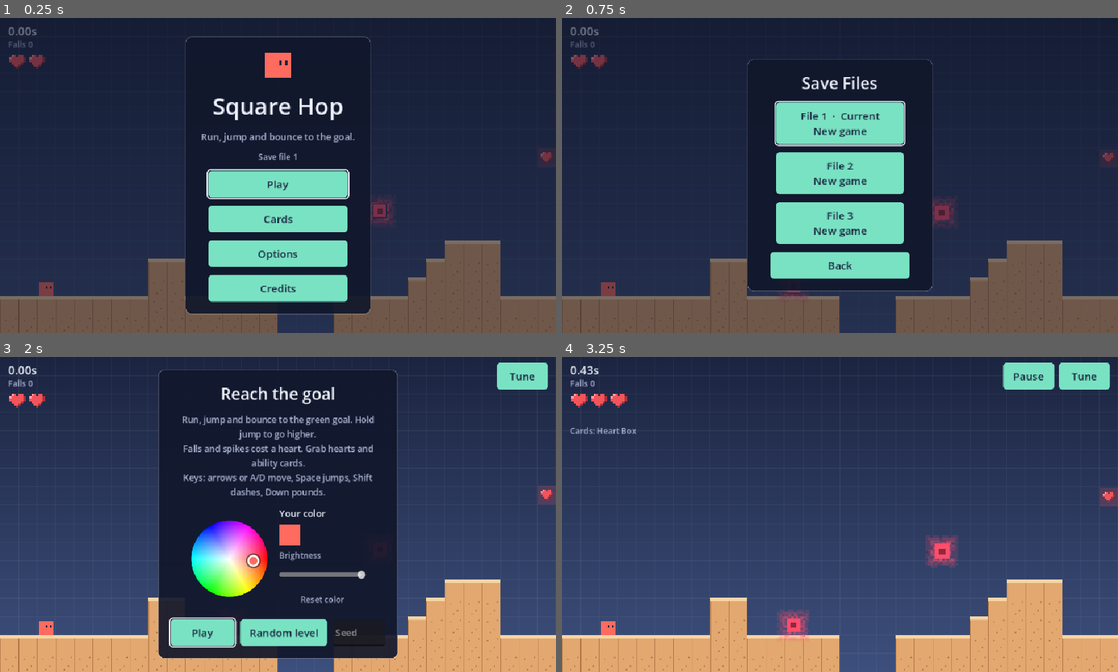
Above: before the commit, frames 1-4 (two rows, left to right).
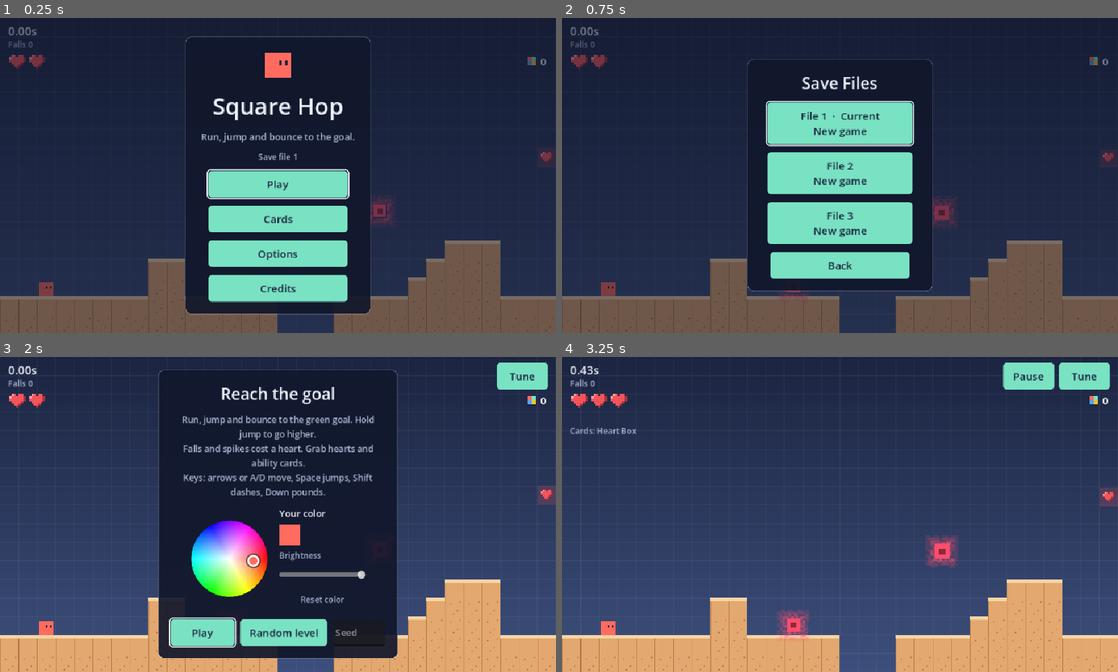
Above: after the commit, the same moments.

Repository: Wut-Lab/Gdtest
Game: Godot game, scene res://scenes/main.tscn
Same seed, same stepped clock (60 frames per second), same inputs: the game is played once before the commit and once after it.
Inputs (mouse positions are in pixels of both pictures, inside the frame that each line leads up to):
- Up to frame 1 (0.25 s): no input
- Up to frame 2 (0.75 s): click "Play" at 0.5 s
- Up to frame 3 (2 s): click "File 1 · Current New game" at 1.25 s
- Up to frame 4 (3.25 s): click (923, 634) at 2.02 s; type "12" at 2.1 s; click "Play" at 2.75 s

The runs differ from the first frame. In frame 1, less than 0.1% of the frame differs, in the area x 94-99%, y 12-16%; in frame 2, 1.5%, in the area x 36-99%, y 12-72%; in frame 3, less than 0.1%; in frame 4, less than 0.1%.

Commit message:
Add treasure chests (20% card, else 2-10 pixels, once per save file) and the pixel currency with a HUD counter
Random levels get a chest 20% of the time, on a floating platform off the main path.

Co-Authored-By: Claude Opus 5.5 <noreply@anthropic.com>
Claude-Session: https://claude.ai/code/session_013BExeNvw9cRKcGMw9Cx8kr

Diff:
--- a/scripts/card_collection.gd
+++ b/scripts/card_collection.gd
@@ -3,6 +3,7 @@
 ## The player's ability card collection, kept for good in one of 3 save files on this device.
 ## owned: every card found so far in the current file. equipped: up to 3 of them, used on every run.
 ## A new file starts with one free card (Heart Box) so the collection isn't empty.
+## Each file also keeps its pixels (the currency) and which treasure chests it has opened.
 ## Sound and the player's color are shared settings, not part of a save file.
 
 const SETTINGS := "user://settings.cfg"
@@ -16,6 +17,9 @@
 static var file := 1
 static var owned: Array[String] = []
 static var equipped: Array[String] = []
+static var pixels := 0
+## Chests already opened, as "level key:chest number", so each pays out once.
+static var opened_chests: Array[String] = []
 static var _loaded := false
 
 
@@ -42,10 +46,14 @@
 		equipped.assign(cfg.get_value("cards", "equipped", []))
 		owned = owned.filter(func(a: String) -> bool: return a in ALL)
 		equipped = equipped.filter(func(a: String) -> bool: return a in owned)
+		pixels = int(cfg.get_value("progress", "pixels", 0))
+		opened_chests.assign(cfg.get_value("progress", "opened_chests", []))
 	else:
 		# A fresh file: written to disk the first time something changes.
 		owned.assign([STARTER])
 		equipped.assign([STARTER])
+		pixels = 0
+		opened_chests.clear()
 	var settings := ConfigFile.new()
 	settings.load(SETTINGS)
 	settings.set_value("game", "last_file", n)
@@ -57,7 +65,38 @@
 	cfg.load(path(file))
 	cfg.set_value("cards", "owned", owned)
 	cfg.set_value("cards", "equipped", equipped)
+	cfg.set_value("progress", "pixels", pixels)
+	cfg.set_value("progress", "opened_chests", opened_chests)
 	cfg.save(path(file))
+
+
+static func add_pixels(n: int) -> void:
+	pixels += n
+	save()
+
+
+static func chest_opened(key: String) -> bool:
+	return key in opened_chests
+
+
+static func mark_chest(key: String) -> void:
+	if key not in opened_chests:
+		opened_chests.append(key)
+		save()
+
+
+## A random card this file hasn't found yet, or "" if it has them all.
+static func random_unowned() -> String:
+	var left := ALL.filter(func(a: String) -> bool: return a not in owned)
+	return "" if left.is_empty() else left[randi() % left.size()]
+
+
+## How many pixels save file n has.
+static func file_pixels(n: int) -> int:
+	var cfg := ConfigFile.new()
+	if cfg.load(path(n)) != OK:
+		return 0
+	return int(cfg.get_value("progress", "pixels", 0))
 
 
 ## Whether save file n has been started.
--- /dev/null
+++ b/scripts/chest.gd
@@ -0,0 +1,96 @@
+class_name Chest
+extends Area2D
+## A treasure chest (C in a text map). Touch it to open it: it holds a card (20%) or 2–10 pixels.
+## Main decides what's inside and remembers opened chests in the save file, so each chest
+## pays out once. It sits on the floor of its cell.
+
+signal opened(chest: Chest)
+
+const OUTLINE := Color("3b2716")
+const WOOD := Color("9c6b3f")
+const WOOD_DARK := Color("6e4626")
+const WOOD_LIGHT := Color("c48a52")
+const METAL := Color("d9deef")
+const METAL_SHADE := Color("8a93b8")
+const GOLD := Color("f2c230")
+const GOLD_SHADE := Color("b8860b")
+const INSIDE := Color("24160b")
+
+var is_open := false
+var _flash := 0.0
+var _t := 0.0
+
+
+func _ready() -> void:
+	var col := CollisionShape2D.new()
+	var shape := RectangleShape2D.new()
+	shape.size = Vector2(26, 22)
+	col.shape = shape
+	col.position = Vector2(0, -11)
+	add_child(col)
+	body_entered.connect(_on_body_entered)
+
+
+func _on_body_entered(body: Node2D) -> void:
+	if body is Player and not is_open:
+		set_open(true)
+		_flash = 1.0
+		opened.emit(self)
+
+
+## Shows it open (already looted) or closed.
+func set_open(v: bool) -> void:
+	is_open = v
+	queue_redraw()
+
+
+func _process(delta: float) -> void:
+	_t += delta
+	if _flash > 0.0 or not is_open:
+		_flash = maxf(_flash - delta * 1.2, 0.0)
+		queue_redraw()
+
+
+func _draw() -> void:
+	draw_chest(self, Vector2.ZERO, is_open, _t)
+	if _flash > 0.0:
+		# A burst of light blocks rising out of the chest.
+		for i in 6:
+			var x := -10.0 + i * 4.0
+			var y := -14.0 - (1.0 - _flash) * (18.0 + (i % 3) * 8.0)
+			draw_rect(Rect2(x, y, 3, 3), Color(GOLD, _flash))
+
+
+## Draws a chest whose bottom center is at o (26×22 closed). Shared with menus.
+static func draw_chest(ci: CanvasItem, o: Vector2, open: bool, t := 0.0) -> void:
+	# Body: outline, wood, a plank line and a dark base.
+	ci.draw_rect(Rect2(o + Vector2(-13, -12), Vector2(26, 12)), OUTLINE)
+	ci.draw_rect(Rect2(o + Vector2(-12, -11), Vector2(24, 10)), WOOD)
+	ci.draw_rect(Rect2(o + Vector2(-12, -6), Vector2(24, 1)), WOOD_DARK)
+	ci.draw_rect(Rect2(o + Vector2(-12, -3), Vector2(24, 2)), WOOD_DARK)
+	if open:
+		# Lid flipped up behind, dark inside showing.
+		ci.draw_rect(Rect2(o + Vector2(-13, -27), Vector2(26, 8)), OUTLINE)
+		ci.draw_rect(Rect2(o + Vector2(-12, -26), Vector2(24, 6)), WOOD_DARK)
+		ci.draw_rect(Rect2(o + Vector2(-12, -26), Vector2(24, 2)), WOOD)
+		ci.draw_rect(Rect2(o + Vector2(-13, -20), Vector2(26, 9)), OUTLINE)
+		ci.draw_rect(Rect2(o + Vector2(-12, -19), Vector2(24, 8)), INSIDE)
+	else:
+		# Lid: lighter wood with a highlight along the top, a dark seam under it.
+		ci.draw_rect(Rect2(o + Vector2(-13, -22), Vector2(26, 11)), OUTLINE)
+		ci.draw_rect(Rect2(o + Vector2(-12, -21), Vector2(24, 9)), WOOD)
+		ci.draw_rect(Rect2(o + Vector2(-12, -21), Vector2(24, 2)), WOOD_LIGHT)
+		ci.draw_rect(Rect2(o + Vector2(-12, -12), Vector2(24, 1)), OUTLINE)
+	# Metal bands on both sides, top to bottom.
+	var top := -26.0 if open else -21.0
+	for bx in [-10.0, 7.0]:
+		ci.draw_rect(Rect2(o + Vector2(bx, top), Vector2(3, -1.0 - top)), METAL)
+		ci.draw_rect(Rect2(o + Vector2(bx + 2.0, top), Vector2(1, -1.0 - top)), METAL_SHADE)
+	if open:
+		ci.draw_rect(Rect2(o + Vector2(-12, -19), Vector2(24, 8)), INSIDE)
+	# Gold lock on the front, with a keyhole. A soft twinkle while closed.
+	ci.draw_rect(Rect2(o + Vector2(-3, -14), Vector2(6, 6)), GOLD)
+	ci.draw_rect(Rect2(o + Vector2(-3, -9), Vector2(6, 1)), GOLD_SHADE)
+	ci.draw_rect(Rect2(o + Vector2(-1, -12), Vector2(2, 3)), OUTLINE)
+	if not open and fmod(t, 2.4) < 0.25:
+		ci.draw_rect(Rect2(o + Vector2(2, -15), Vector2(2, 2)), Color.WHITE)
--- a/scripts/hud.gd
+++ b/scripts/hud.gd
@@ -22,6 +22,7 @@
 @onready var new_level_button: Button = %NewLevelButton
 @onready var seed_label: Label = %SeedLabel
 @onready var cards_label: Label = %CardsLabel
+var pixel_counter: PixelCounter
 @onready var out_menu: Control = %OutMenu
 @onready var out_label: Label = %OutLabel
 @onready var retry_button: Button = %RetryButton
@@ -41,6 +42,17 @@
 
 
 func _ready() -> void:
+	# Pixel count in the top-right corner, under the Pause and Tune buttons.
+	pixel_counter = PixelCounter.new()
+	pixel_counter.anchor_left = 1.0
+	pixel_counter.anchor_right = 1.0
+	pixel_counter.offset_left = -160.0
+	pixel_counter.offset_right = -16.0
+	pixel_counter.offset_top = 62.0
+	pixel_counter.offset_bottom = 88.0
+	pixel_counter.alignment = BoxContainer.ALIGNMENT_END
+	add_child(pixel_counter)
+	move_child(pixel_counter, 0)   # under the menus
 	play_button.pressed.connect(main_level_requested.emit)
 	random_button.pressed.connect(func() -> void:
 		random_level_requested.emit(seed_edit.text.strip_edges().to_int()))
@@ -126,6 +138,10 @@
 	tw.tween_callback(l.queue_free)
 
 
+func set_pixels(n: int) -> void:
+	pixel_counter.set_pixels(n)
+
+
 ## Lists the ability cards equipped for this run.
 func set_cards(abilities: Array[String]) -> void:
 	var names := PackedStringArray()
--- a/scripts/level.gd
+++ b/scripts/level.gd
@@ -12,12 +12,14 @@
 ##   ^  one-way block (jump up through it from below, then stand on it)
 ##   D  Dash card    Q  Ground Pound card    J  Double Jump card    L  Glide card
 ##   K  Quick card       E  Tele-hop card       X  Heart Box card
+##   C  treasure chest (a card or some pixels, once per save file)
 ##   T  wide moving platform with spikes on top (3 tiles wide, centered on its cell)
 ##   B  wide moving platform with spikes underneath (ride on top)
 
 signal goal_reached
 signal heart_collected
 signal card_collected(ability: String)
+signal chest_opened(index: int)
 signal player_hurt(push: Vector2)
 
 const T := 32
@@ -37,6 +39,7 @@
 var _teleporters: Node2D
 var _pickups: Node2D
 var _obstacles: Node2D
+var _chests: Node2D
 
 @onready var ground: TileMapLayer = $Ground
 @onready var start: Marker2D = $Start
@@ -61,6 +64,9 @@
 	_obstacles = Node2D.new()
 	_obstacles.name = "Obstacles"
 	add_child(_obstacles)
+	_chests = Node2D.new()
+	_chests.name = "Chests"
+	add_child(_chests)
 	if map_file != "":
 		load_map_text(FileAccess.get_file_as_string(map_file))
 	else:
@@ -75,6 +81,7 @@
 	var goal_cell := Vector2i(-1, -1)
 	var pads := {}   # color name -> Array of cells, in reading order
 	var hearts: Array[Vector2i] = []
+	var chests: Array[Vector2i] = []
 	var cards := {}   # cell -> ability
 	var spikes: Array[Vector2i] = []
 	var vspikes: Array[Vector2i] = []
@@ -97,6 +104,8 @@
 					cards[Vector2i(x, y)] = AbilityCard.LETTERS[ch]
 				"S":
 					spikes.append(Vector2i(x, y))
+				"C":
+					chests.append(Vector2i(x, y))
 				"V":
 					vspikes.append(Vector2i(x, y))
 				"T", "B":
@@ -119,6 +128,7 @@
 		goal.hide()
 		goal.set_deferred("monitoring", false)
 	_place_teleporters(pads)
+	_place_chests(chests)
 	_place_hearts(hearts, cards)
 	_place_spikes(spikes, vspikes, platforms)
 	_update_walls()
@@ -191,6 +201,22 @@
 		s.reset()
 
 
+## Chests sit on the floor of their cell. Numbered in reading order, for the save file.
+func _place_chests(cells: Array[Vector2i]) -> void:
+	for child in _chests.get_children():
+		_chests.remove_child(child)
+		child.queue_free()
+	for i in cells.size():
+		var c := Chest.new()
+		c.position = Vector2(cells[i].x * T + T / 2.0, (cells[i].y + 1) * T)
+		c.opened.connect(func(_c: Chest) -> void: chest_opened.emit(i))
+		_chests.add_child(c)
+
+
+func get_chests() -> Array[Node]:
+	return _chests.get_children()
+
+
 func get_teleporters() -> Array[Node]:
 	return _teleporters.get_children()
 
--- a/scripts/level_gen.gd
+++ b/scripts/level_gen.gd
@@ -23,6 +23,8 @@
 const TOP_MIN := 9        # highest ground row
 const TOP_MAX := 15       # lowest ground row (row 16 is always fill)
 const MAX_HEARTS := 2
+## Chance a level has a treasure chest, up on a floating platform off the main path.
+const CHEST_CHANCE := 0.2
 
 
 static func random_seed() -> int:
@@ -38,6 +40,8 @@
 	_flat(cols, TOP_MAX, 6)
 	cols[2][TOP_MAX - 1] = "P"
 	var pieces := _required_pieces(rng)
+	if rng.randf() < CHEST_CHANCE:
+		pieces.insert(rng.randi_range(0, pieces.size()), "chest")
 
 	for piece in pieces:
 		for i in rng.randi_range(0, 1):
@@ -159,6 +163,12 @@
 			_pit(cols, 9)
 			_flat(cols, h, 2)
 			cols[x + 12][h - 1] = pad
+		"chest":
+			# A floating platform 3 rows up with a chest on it: jump up through it to reach.
+			_flat(cols, h, 7)
+			for i in range(2, 5):
+				cols[x + i][h - 3] = "="
+			cols[x + 3][h - 4] = "C"
 		"rubber_pad":
 			_flat(cols, h, 3)
 			cols[x + 1][h] = "R"
--- a/scripts/main.gd
+++ b/scripts/main.gd
@@ -21,6 +21,8 @@
 var level: Level
 ## Seed of the random level being played, or 0 for the hand-made level.
 var seed_value := 0
+## Names the level for the save file's opened-chest list: "main", "seed123" or "custom".
+var _level_key := "main"
 var player: Player
 
 var _js_load_level: JavaScriptObject
@@ -41,6 +43,7 @@
 	level.goal_reached.connect(_on_goal_reached)
 	level.heart_collected.connect(_on_heart_collected)
 	level.card_collected.connect(_on_card_collected)
+	level.chest_opened.connect(_on_chest_opened)
 	level.player_hurt.connect(_on_player_hurt)
 	hud.play_requested.connect(new_run)
 	hud.main_level_requested.connect(play_main_level)
@@ -63,6 +66,7 @@
 	get_viewport().size_changed.connect(_on_screen_changed)
 	_on_screen_changed()
 	_start_music()
+	hud.set_pixels(CardCollection.pixels)
 	_setup_web_bridge()
 
 
@@ -113,6 +117,7 @@
 ## Replace the current level with a text map and start playing it.
 func load_level_text(text: String) -> void:
 	level.load_map_text(text)
+	_sync_chests()
 	_fit_to_level()
 	get_tree().paused = false
 	hud.tuning_panel.hide()
@@ -122,6 +127,7 @@
 ## The hand-made level (levels/level_01.txt).
 func play_main_level() -> void:
 	seed_value = 0
+	_level_key = "main"
 	hud.set_seed(0)
 	load_level_text(FileAccess.get_file_as_string(level.map_file))
 
@@ -129,6 +135,7 @@
 ## A random level from a seed; a seed below 1 picks a new one.
 func play_random_level(s: int) -> void:
 	seed_value = s if s > 0 else LevelGen.random_seed()
+	_level_key = "seed%d" % seed_value
 	hud.set_seed(seed_value)
 	load_level_text(LevelGen.generate(seed_value))
 
@@ -144,6 +151,9 @@
 	_show_abilities()
 	hud.set_hearts(hearts, _start_hearts())
 	level.reset_pickups()
+	if _level_key == "custom":
+		_sync_chests()   # editor test levels refill their chests every run
+	hud.set_pixels(CardCollection.pixels)
 	state = State.PLAY
 	hud.hide_menus()
 	hud.pause_button.show()
@@ -252,6 +262,27 @@
 	hud.set_hearts(hearts, _start_hearts())
 
 
+## Chests this save file already opened stay open (and empty).
+func _sync_chests() -> void:
+	var chests := level.get_chests()
+	for i in chests.size():
+		chests[i].set_open(_level_key != "custom" and CardCollection.chest_opened("%s:%d" % [_level_key, i]))
+
+
+## A chest holds a card 20% of the time (one this file hasn't found), otherwise 2–10 pixels.
+func _on_chest_opened(index: int) -> void:
+	if _level_key != "custom":
+		CardCollection.mark_chest("%s:%d" % [_level_key, index])
+	var card := CardCollection.random_unowned() if randf() < 0.2 else ""
+	if card != "":
+		_on_card_collected(card)
+	else:
+		var n := randi_range(2, 10)
+		CardCollection.add_pixels(n)
+		hud.set_pixels(CardCollection.pixels)
+		hud.toast("Chest: +%d pixels!" % n)
+
+
 func _on_card_collected(ability: String) -> void:
 	# Found cards join the collection for good. A new one is equipped now if a slot is free.
 	if CardCollection.add(ability):
@@ -295,4 +326,5 @@
 
 func _on_js_load_level(args: Array) -> void:
 	if args.size() > 0:
+		_level_key = "custom"
 		load_level_text(str(args[0]))
--- a/scripts/main_menu.gd
+++ b/scripts/main_menu.gd
@@ -151,7 +151,7 @@
 		row.add_theme_constant_override("separation", 8)
 		row.size_flags_horizontal = Control.SIZE_SHRINK_CENTER
 		var pick := Button.new()
-		pick.custom_minimum_size = Vector2(220, 56)
+		pick.custom_minimum_size = Vector2(250, 56)
 		pick.pressed.connect(_pick_file.bind(n))
 		row.add_child(pick)
 		var erase := Button.new()
@@ -204,7 +204,8 @@
 	var used := CardCollection.file_exists(n)
 	var mark := "  ·  Current" if n == CardCollection.file else ""
 	if used:
-		pick.text = "File %d%s\n%d of %d cards" % [n, mark, CardCollection.file_card_count(n), CardCollection.ALL.size()]
+		pick.text = "File %d%s\n%d of %d cards  ·  %d pixels" % [n, mark, CardCollection.file_card_count(n),
+			CardCollection.ALL.size(), CardCollection.file_pixels(n)]
 	else:
 		pick.text = "File %d%s\nNew game" % [n, mark]
 	erase.text = "Erase"
--- /dev/null
+++ b/scripts/pixel_counter.gd
@@ -0,0 +1,32 @@
+class_name PixelCounter
+extends HBoxContainer
+## The pixel count in the top-right corner: a little 2×2 pixel icon and a number.
+## Pixels are the game's currency (nothing to spend them on yet).
+
+var _icon: Control
+var _label: Label
+
+
+func _ready() -> void:
+	mouse_filter = Control.MOUSE_FILTER_IGNORE
+	add_theme_constant_override("separation", 6)
+	_icon = Control.new()
+	_icon.custom_minimum_size = Vector2(18, 18)
+	_icon.size_flags_vertical = Control.SIZE_SHRINK_CENTER
+	_icon.draw.connect(func() -> void: draw_icon(_icon, Vector2.ZERO, 7.0))
+	add_child(_icon)
+	_label = Label.new()
+	_label.add_theme_font_size_override("font_size", 18)
+	add_child(_label)
+
+
+func set_pixels(n: int) -> void:
+	_label.text = str(n)
+
+
+## A pixel: four colored blocks with a dark edge, s px per block, top-left at o.
+static func draw_icon(ci: CanvasItem, o: Vector2, s: float) -> void:
+	ci.draw_rect(Rect2(o, Vector2(s * 2.0 + 4.0, s * 2.0 + 4.0)), Color("1b2440"))
+	var colors := [Color("ff6b5e"), Color("79e2c2"), Color("4da3ff"), Color("f2c230")]
+	for i in 4:
+		ci.draw_rect(Rect2(o + Vector2(2.0 + (i % 2) * s, 2.0 + (i / 2) * s), Vector2(s, s)), colors[i])
Not shown, added: scripts/chest.gd.uid
Not shown, added: scripts/pixel_counter.gd.uid
Not shown, changed: CLAUDE.md
